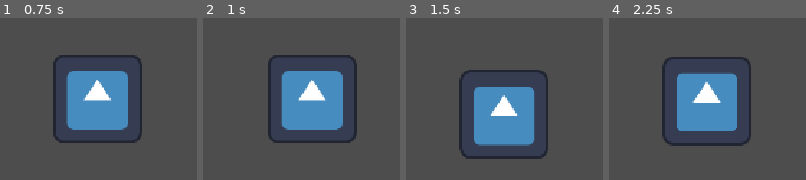
Above: before the commit, frames 1-4 (left to right).
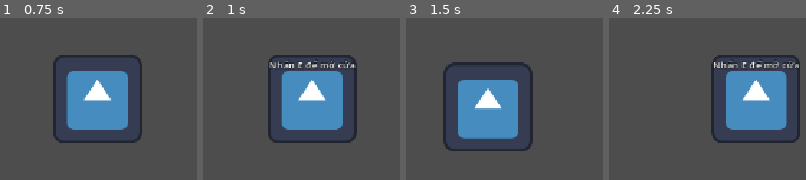
Above: after the commit, the same moments.

Repository: tranafbaskevin/Memory-Distortion
Game: Godot game, scene res://scenes/floor1/hallway_f1.tscn
Same seed, same stepped clock (60 frames per second), same inputs: the game is played once before the commit and once after it. Before the commit the project has no main scene; this scene is started directly in both runs. The engine's default icon, where the game draws it, is replaced by a stand-in: a white triangle on a blue panel in a dark square.
Inputs:
- Up to frame 1 (0.75 s): tap Enter at 0.5 s; hold Right from 0.53 s (still down); tap E at 0.6 s
- Up to frame 2 (1 s): keep holding Right; tap Enter at 0.8 s
- Up to frame 3 (1.5 s): release Right at 1.28 s; hold Down from 1.28 s (still down); tap Enter at 1.35 s
- Up to frame 4 (2.25 s): tap E at 1.55, 2.1 s; release Down at 2.03 s; hold Right from 2.03 s (still down)

Frame 1 is identical in both runs. In frame 2, 1.0% of the frame differs, in the area x 33-78%, y 25-31%; in frame 3, 15%; in frame 4, 24%, in the area x 26-97%, y 22-80%.

Commit message:
Phase 3: Implement interaction system (E key, interactable objects)

Diff:
--- /dev/null
+++ b/components/EventTrigger.tscn
@@ -0,0 +1,13 @@
+[gd_scene load_steps=3 format=3]
+
+[ext_resource type="Script" path="res://components/event_trigger.gd" id="1_gd"]
+
+[sub_resource type="RectangleShape2D" id="RectangleShape2D_trigger"]
+size = Vector2(100, 100)
+
+[node name="EventTrigger" type="Area2D"]
+script = ExtResource("1_gd")
+
+[node name="CollisionShape2D" type="CollisionShape2D" parent="."]
+shape = SubResource("RectangleShape2D_trigger")
+debug_color = Color(0.901961, 0.6, 0.0980392, 0.419608)
--- /dev/null
+++ b/components/event_trigger.gd
@@ -0,0 +1,37 @@
+class_name EventTrigger
+extends Area2D
+
+# Phát tín hiệu khi bẫy sự kiện được kích hoạt
+signal triggered(player: Node2D)
+
+# Sự kiện có thể kích hoạt nhiều lần không (nếu false chỉ kích hoạt 1 lần duy nhất)
+@export var repeatable: bool = false
+# Dòng thoại hiển thị khi chạm bẫy
+@export var dialogue_text: String = ""
+
+var has_triggered: bool = false
+
+func _ready() -> void:
+	body_entered.connect(_on_body_entered)
+
+func _on_body_entered(body: Node2D) -> void:
+	if body.is_in_group("Player"):
+		if not repeatable and has_triggered:
+			return
+
+		has_triggered = true
+		print("[EVENT TRIGGER] Activated: ", name)
+
+		# Phát tín hiệu ra ngoài
+		triggered.emit(body)
+
+		# Chạy hàm ảo xử lý sự kiện phụ
+		_on_trigger(body)
+
+		# Hiển thị lời thoại nếu có
+		if dialogue_text != "":
+			Narrative.show_message(dialogue_text)
+
+# Hàm ảo để override tùy chỉnh sự kiện (ví dụ: rung camera, nháy đèn...)
+func _on_trigger(_player: Node2D) -> void:
+	pass
--- /dev/null
+++ b/components/interactable.gd
@@ -0,0 +1,35 @@
+class_name Interactable
+extends Area2D
+
+# Phát tín hiệu khi đối tượng được tương tác
+signal interacted(player: Node2D)
+
+# Dòng chữ nhắc nhở người chơi tương tác (ví dụ: "Nhấn E để đọc nhật ký")
+@export var prompt_message: String = "Nhấn E để tương tác"
+# Dòng lời thoại/suy nghĩ hiển thị lên màn hình sau khi tương tác
+@export var dialogue_text: String = ""
+# Kích hoạt hoặc vô hiệu hóa tương tác
+@export var is_active: bool = true
+
+func _ready() -> void:
+	# Thêm vào nhóm để Player dễ dàng quét và nhận diện Area2D này
+	add_to_group("Interactable")
+
+# Hàm chính xử lý khi người chơi ấn phím tương tác (E / Enter)
+func interact(player: Node2D) -> void:
+	if not is_active:
+		return
+
+	# Phát tín hiệu ra ngoài
+	interacted.emit(player)
+
+	# Gọi hàm ảo xử lý riêng của từng đối tượng
+	_interact(player)
+
+	# Hiển thị hội thoại thông qua Autoload Narrative
+	if dialogue_text != "":
+		Narrative.show_message(dialogue_text)
+
+# Hàm ảo có thể được override bởi các script kế thừa (như Cửa)
+func _interact(_player: Node2D) -> void:
+	pass
--- a/environment/Door.tscn
+++ b/environment/Door.tscn
@@ -7,6 +7,7 @@
 
 [node name="Door" type="Area2D"]
 script = ExtResource("1_gd")
+prompt_message = "Nhấn E để mở cửa"
 
 [node name="CollisionShape2D" type="CollisionShape2D" parent="."]
 shape = SubResource("RectangleShape2D_door")
--- a/environment/StairTransition.tscn
+++ b/environment/StairTransition.tscn
@@ -7,6 +7,7 @@
 
 [node name="StairTransition" type="Area2D"]
 script = ExtResource("1_gd")
+prompt_message = "Nhấn E để leo cầu thang"
 
 [node name="CollisionShape2D" type="CollisionShape2D" parent="."]
 shape = SubResource("RectangleShape2D_stair")
--- a/environment/door.gd
+++ b/environment/door.gd
@@ -1,23 +1,25 @@
-extends Area2D
+extends Interactable
 
-# Xuất ra đường dẫn file của Scene muốn chuyển tới (ví dụ: res://scenes/hallway_test.tscn)
+# Xuất ra đường dẫn file của Scene muốn chuyển tới
 @export_file("*.tscn") var target_scene: String
 # Tên của Node Marker2D tại Scene tiếp theo nơi Player sẽ xuất hiện
 @export var target_spawn_name: String = ""
 
 func _ready() -> void:
-	# Kết nối tín hiệu khi có Body chạm vào Area2D
-	body_entered.connect(_on_body_entered)
+	# Gọi hàm ready của lớp cha (Interactable) để đăng ký nhóm tương tác
+	super._ready()
+	# Nếu dùng prompt mặc định thì đổi thành mở cửa
+	if prompt_message == "Nhấn E để tương tác":
+		prompt_message = "Nhấn E để mở cửa"
 
-func _on_body_entered(body: Node2D) -> void:
-	# Kiểm tra nếu đối tượng va chạm thuộc nhóm "Player"
-	if body.is_in_group("Player"):
-		if target_scene != "":
-			# Thiết lập điểm spawn tiếp theo trong Global autoload
-			Global.player_spawn_name = target_spawn_name
-			print("Door triggered! Transitioning to: ", target_scene, " (Spawn Marker: ", target_spawn_name, ")")
+# Ghi đè hàm ảo _interact của Interactable
+func _interact(_player: Node2D) -> void:
+	if target_scene != "":
+		# Thiết lập điểm spawn tiếp theo trong Global autoload
+		Global.player_spawn_name = target_spawn_name
+		print("Door opened! Transitioning to: ", target_scene, " (Spawn Marker: ", target_spawn_name, ")")
 
-			# Tiến hành chuyển Scene
-			get_tree().change_scene_to_file(target_scene)
-		else:
-			print("Warning: target_scene is empty on door: ", name)
+		# Chuyển Scene
+		get_tree().change_scene_to_file(target_scene)
+	else:
+		print("Warning: target_scene is empty on door: ", name)
--- a/environment/stair_transition.gd
+++ b/environment/stair_transition.gd
@@ -1,23 +1,23 @@
-extends Area2D
+extends Interactable
 
-# Đường dẫn đến scene hành lang của tầng khác
+# Xuất ra đường dẫn file của Scene muốn chuyển tới
 @export_file("*.tscn") var target_scene: String
 # Tên Marker2D ở hành lang tầng tiếp theo để spawn Player
 @export var target_spawn_name: String = ""
 
 func _ready() -> void:
-	body_entered.connect(_on_body_entered)
+	super._ready()
+	if prompt_message == "Nhấn E để tương tác":
+		prompt_message = "Nhấn E để leo cầu thang"
 
-func _on_body_entered(body: Node2D) -> void:
-	if body.is_in_group("Player"):
-		if target_scene != "":
-			# Thiết lập điểm spawn tiếp theo trong Global autoload
-			Global.player_spawn_name = target_spawn_name
-			print("Stair Transition Triggered! Moving to: ", target_scene, " (Spawn: ", target_spawn_name, ")")
+# Ghi đè hàm ảo _interact của Interactable
+func _interact(_player: Node2D) -> void:
+	if target_scene != "":
+		Global.player_spawn_name = target_spawn_name
+		print("Stair Transition! Moving to: ", target_scene, " (Spawn: ", target_spawn_name, ")")
 
-			# GHI CHÚ: Nơi này có thể phát nhạc leo thang hoặc chạy hiệu ứng Fade-out màn hình ở Phase sau
+		# GHI CHÚ: Nơi đây có thể chèn hiệu ứng âm thanh leo cầu thang / fade-out ở Phase sau
 
-			# Tiến hành chuyển Scene
-			get_tree().change_scene_to_file(target_scene)
-		else:
-			print("Warning: target_scene is empty on stairs: ", name)
+		get_tree().change_scene_to_file(target_scene)
+	else:
+		print("Warning: target_scene is empty on stairs: ", name)
--- a/global.gd
+++ b/global.gd
@@ -2,3 +2,4 @@
 
 # Biến toàn cục lưu tên vị trí Marker2D mà Player cần dịch chuyển tới sau khi chuyển scene
 var player_spawn_name: String = ""
+var bedroom_distorted: bool = false
--- /dev/null
+++ b/narrative.gd
@@ -0,0 +1,69 @@
+extends Node
+
+var canvas_layer: CanvasLayer
+var panel: PanelContainer
+var label: Label
+var hide_timer: Timer
+
+func _ready() -> void:
+	# Tạo CanvasLayer để vẽ UI đè lên màn hình game
+	canvas_layer = CanvasLayer.new()
+	add_child(canvas_layer)
+
+	# Tạo PanelContainer làm nền tối mờ
+	panel = PanelContainer.new()
+	canvas_layer.add_child(panel)
+
+	# Cấu hình Panel nằm ở cạnh dưới, căn giữa màn hình
+	panel.set_anchors_preset(Control.PRESET_CENTER_BOTTOM)
+	panel.grow_horizontal = Control.GROW_DIRECTION_BOTH
+	panel.grow_vertical = Control.GROW_DIRECTION_BEGIN
+
+	# Tạo style nền mờ nhẹ tối giản hợp vibe kinh dị
+	var style = StyleBoxFlat.new()
+	style.bg_color = Color(0, 0, 0, 0.7) # Nền tối mờ 70%
+	style.set_content_margin_all(12)
+	style.corner_radius_top_left = 6
+	style.corner_radius_top_right = 6
+	style.corner_radius_bottom_left = 6
+	style.corner_radius_bottom_right = 6
+	panel.add_theme_stylebox_override("panel", style)
+
+	# Tạo Label hiển thị văn bản
+	label = Label.new()
+	panel.add_child(label)
+	label.horizontal_alignment = HORIZONTAL_ALIGNMENT_CENTER
+	label.vertical_alignment = VERTICAL_ALIGNMENT_CENTER
+
+	# Thêm viền chữ (outline) màu đen để dễ đọc
+	label.add_theme_color_override("font_outline_color", Color.BLACK)
+	label.add_theme_constant_override("outline_size", 4)
+
+	# Ẩn mặc định lúc ban đầu
+	panel.hide()
+
+	# Khởi tạo Timer tự động ẩn
+	hide_timer = Timer.new()
+	hide_timer.one_shot = true
+	hide_timer.timeout.connect(_on_timeout)
+	add_child(hide_timer)
+
+# Hàm toàn cục để hiển thị lời thoại / suy nghĩ của nhân vật
+func show_message(text: String, duration: float = 3.0) -> void:
+	label.text = text
+	panel.show()
+
+	# Cập nhật lại vị trí căn giữa x sau khi size panel thay đổi theo độ dài chữ
+	await get_tree().process_frame # Chờ 1 frame để Godot tính toán size thực tế của panel
+	var viewport_w = get_viewport().get_visible_rect().size.x
+	panel.position.x = (viewport_w - panel.size.x) / 2
+	panel.position.y = get_viewport().get_visible_rect().size.y - panel.size.y - 40 # Cách mép dưới 40px
+
+	hide_timer.start(duration)
+	print("[NARRATIVE] ", text)
+
+func show_text(text: String, duration: float = 3.0) -> void:
+	show_message(text, duration)
+
+func _on_timeout() -> void:
+	panel.hide()
--- a/player/Player.tscn
+++ b/player/Player.tscn
@@ -6,6 +6,14 @@
 
 [sub_resource type="RectangleShape2D" id="RectangleShape2D_player"]
 size = Vector2(64, 64)
+
+[sub_resource type="CircleShape2D" id="CircleShape2D_detector"]
+radius = 80.0
+
+[sub_resource type="LabelSettings" id="LabelSettings_prompt"]
+font_size = 14
+outline_size = 4
+outline_color = Color(0, 0, 0, 1)
 
 [node name="Player" type="CharacterBody2D"]
 script = ExtResource("1_gd")
@@ -18,3 +26,19 @@
 
 [node name="Camera2D" type="Camera2D" parent="."]
 script = ExtResource("3_camera_gd")
+
+[node name="InteractionDetector" type="Area2D" parent="."]
+
+[node name="CollisionShape2D" type="CollisionShape2D" parent="InteractionDetector"]
+shape = SubResource("CircleShape2D_detector")
+debug_color = Color(0.0980392, 0.6, 0.901961, 0.2)
+
+[node name="PromptLabel" type="Label" parent="."]
+offset_left = -100.0
+offset_top = -60.0
+offset_right = 100.0
+offset_bottom = -37.0
+text = "Nhấn E để tương tác"
+label_settings = SubResource("LabelSettings_prompt")
+horizontal_alignment = 1
+vertical_alignment = 1
--- a/player/player.gd
+++ b/player/player.gd
@@ -1,26 +1,35 @@
 extends CharacterBody2D
 
 @export var speed: float = 250.0
-@export var acceleration: float = 0.2 # Tốc độ tăng tốc (giúp di chuyển mượt hơn)
+@export var acceleration: float = 0.2 # Gia tốc di chuyển mượt mà
+
+var nearby_interactables: Array[Interactable] = []
+var current_interactable: Interactable = null
+
+@onready var prompt_label: Label = $PromptLabel
 
 func _ready() -> void:
 	add_to_group("Player")
-	# Kiểm tra xem có yêu cầu vị trí spawn cụ thể từ Global không
+	prompt_label.hide()
+
+	# Kết nối tín hiệu của Area2D quét tương tác
+	$InteractionDetector.area_entered.connect(_on_interaction_area_entered)
+	$InteractionDetector.area_exited.connect(_on_interaction_area_exited)
+
+	# Kiểm tra vị trí spawn toàn cục từ Global
 	if Global.player_spawn_name != "":
 		var spawn_node = get_tree().current_scene.find_child(Global.player_spawn_name, true, false)
 		if spawn_node and spawn_node is Marker2D:
 			global_position = spawn_node.global_position
-			# In log để debug
 			print("Player spawned at: ", Global.player_spawn_name, " position: ", spawn_node.global_position)
 		else:
 			print("Warning: Spawn point node '", Global.player_spawn_name, "' not found!")
-		# Reset lại trạng thái spawn toàn cục
 		Global.player_spawn_name = ""
 
 func _physics_process(_delta: float) -> void:
 	var input_dir := Vector2.ZERO
 
-	# Hỗ trợ cả phím WASD và phím Mũi tên trực tiếp mà không cần cấu hình Input Map
+	# Điều khiển WASD và phím mũi tên
 	if Input.is_key_pressed(KEY_LEFT) or Input.is_key_pressed(KEY_A):
 		input_dir.x -= 1
 	if Input.is_key_pressed(KEY_RIGHT) or Input.is_key_pressed(KEY_D):
@@ -31,8 +40,49 @@
 		input_dir.y += 1
 
 	var target_velocity = input_dir.normalized() * speed
+	velocity = velocity.lerp(target_velocity, acceleration)
+	move_and_slide()
 
-	# Nội suy (lerp) vận tốc hiện tại tới vận tốc mục tiêu để tăng/giảm tốc mượt mà
-	velocity = velocity.lerp(target_velocity, acceleration)
+# Bắt tín hiệu nhấn phím tương tác một lần duy nhất (không spam khi giữ đè phím)
+func _unhandled_input(event: InputEvent) -> void:
+	if event is InputEventKey and event.pressed and not event.is_echo():
+		if event.keycode == KEY_E or event.keycode == KEY_ENTER:
+			if current_interactable and current_interactable.is_active:
+				current_interactable.interact(self)
+				# Cập nhật lại nhãn gợi ý (nhỡ sau khi tương tác đối tượng bị tắt/vô hiệu hóa)
+				_update_closest_interactable()
 
-	move_and_slide()
+func _on_interaction_area_entered(area: Area2D) -> void:
+	if area.is_in_group("Interactable") and area is Interactable:
+		nearby_interactables.append(area)
+		_update_closest_interactable()
+
+func _on_interaction_area_exited(area: Area2D) -> void:
+	if area in nearby_interactables:
+		nearby_interactables.erase(area)
+		_update_closest_interactable()
+
+# Tìm đối tượng tương tác gần người chơi nhất để hiển thị gợi ý
+func _update_closest_interactable() -> void:
+	# Loại bỏ các đối tượng đã bị xóa khỏi scene (queue_free)
+	nearby_interactables = nearby_interactables.filter(func(a): return is_instance_valid(a))
+
+	if nearby_interactables.is_empty():
+		current_interactable = null
+		prompt_label.hide()
+		return
+
+	var closest: Interactable = nearby_interactables[0]
+	var min_dist = global_position.distance_squared_to(closest.global_position)
+	for i in range(1, nearby_interactables.size()):
+		var dist = global_position.distance_squared_to(nearby_interactables[i].global_position)
+		if dist < min_dist:
+			min_dist = dist
+			closest = nearby_interactables[i]
+
+	current_interactable = closest
+	if current_interactable.is_active:
+		prompt_label.text = current_interactable.prompt_message
+		prompt_label.show()
+	else:
+		prompt_label.hide()
--- a/project.godot
+++ b/project.godot
@@ -11,12 +11,14 @@
 [application]
 
 config/name="Memory Distortion"
+run/main_scene="res://scenes/floor1/hallway_f1.tscn"
 config/features=PackedStringArray("4.7", "GL Compatibility")
 config/icon="res://icon.svg"
 
 [autoload]
 
 Global="*res://global.gd"
+Narrative="*res://narrative.gd"
 
 [display]
 
--- /dev/null
+++ b/scenes/floor1/hallway_event_trigger.gd
@@ -0,0 +1,16 @@
+extends EventTrigger
+
+func _on_trigger(player: Node2D) -> void:
+	# Bẫy sự kiện kinh dị: Giật camera rất nhanh để tạo cảm giác giật mình (jump scare)
+	var camera = player.find_child("Camera2D", true, false)
+	if camera:
+		print("[HORROR EVENT] Twitching camera zoom!")
+
+		# Giật cận cảnh nhanh chóng (0.15s)
+		camera.smooth_zoom(Vector2(1.25, 1.25), 0.15)
+
+		# Chờ 0.25 giây
+		await get_tree().create_timer(0.25).timeout
+
+		# Trả lại góc nhìn bình thường
+		camera.smooth_zoom(Vector2(1.0, 1.0), 0.3)
--- a/scenes/floor1/hallway_f1.tscn
+++ b/scenes/floor1/hallway_f1.tscn
@@ -1,4 +1,4 @@
-[gd_scene load_steps=6 format=3]
+[gd_scene format=3 uid="uid://smmw1w4ea6th"]
 
 [ext_resource type="PackedScene" path="res://player/Player.tscn" id="1_player"]
 [ext_resource type="PackedScene" path="res://environment/Door.tscn" id="2_door"]
@@ -10,60 +10,60 @@
 [sub_resource type="RectangleShape2D" id="RectangleShape2D_wall_v"]
 size = Vector2(20, 300)
 
-[node name="HallwayF1" type="Node2D"]
+[node name="HallwayF1" type="Node2D" unique_id=648136310]
 
-[node name="Walls" type="StaticBody2D" parent="."]
+[node name="Walls" type="StaticBody2D" parent="." unique_id=369751007]
 
-[node name="TopWall" type="CollisionShape2D" parent="Walls"]
+[node name="TopWall" type="CollisionShape2D" parent="Walls" unique_id=902856563]
 position = Vector2(750, 10)
 shape = SubResource("RectangleShape2D_wall_h")
 
-[node name="BottomWall" type="CollisionShape2D" parent="Walls"]
+[node name="BottomWall" type="CollisionShape2D" parent="Walls" unique_id=1710597819]
 position = Vector2(750, 290)
 shape = SubResource("RectangleShape2D_wall_h")
 
-[node name="LeftWall" type="CollisionShape2D" parent="Walls"]
+[node name="LeftWall" type="CollisionShape2D" parent="Walls" unique_id=59037421]
 position = Vector2(10, 150)
 shape = SubResource("RectangleShape2D_wall_v")
 
-[node name="RightWall" type="CollisionShape2D" parent="Walls"]
+[node name="RightWall" type="CollisionShape2D" parent="Walls" unique_id=1370465452]
 position = Vector2(1490, 150)
 shape = SubResource("RectangleShape2D_wall_v")
 
-[node name="SpawnStart" type="Marker2D" parent="."]
+[node name="SpawnStart" type="Marker2D" parent="." unique_id=59314861]
 position = Vector2(150, 150)
 
-[node name="SpawnFromKitchen" type="Marker2D" parent="."]
+[node name="SpawnFromKitchen" type="Marker2D" parent="." unique_id=805079561]
 position = Vector2(300, 150)
 
-[node name="SpawnFromLivingRoom" type="Marker2D" parent="."]
+[node name="SpawnFromLivingRoom" type="Marker2D" parent="." unique_id=1271227439]
 position = Vector2(700, 150)
 
-[node name="SpawnFromToiletF1" type="Marker2D" parent="."]
+[node name="SpawnFromToiletF1" type="Marker2D" parent="." unique_id=1928840869]
 position = Vector2(1100, 150)
 
-[node name="SpawnFromStairsF2" type="Marker2D" parent="."]
+[node name="SpawnFromStairsF2" type="Marker2D" parent="." unique_id=526320865]
 position = Vector2(1320, 150)
 
-[node name="DoorToKitchen" parent="." instance=ExtResource("2_door")]
+[node name="DoorToKitchen" parent="." unique_id=1401562586 instance=ExtResource("2_door")]
 position = Vector2(300, 60)
 target_scene = "res://scenes/floor1/kitchen.tscn"
 target_spawn_name = "SpawnPoint"
 
-[node name="DoorToLivingRoom" parent="." instance=ExtResource("2_door")]
+[node name="DoorToLivingRoom" parent="." unique_id=608394873 instance=ExtResource("2_door")]
 position = Vector2(700, 60)
 target_scene = "res://scenes/floor1/living_room.tscn"
 target_spawn_name = "SpawnPoint"
 
-[node name="DoorToToilet" parent="." instance=ExtResource("2_door")]
+[node name="DoorToToilet" parent="." unique_id=841600097 instance=ExtResource("2_door")]
 position = Vector2(1100, 60)
 target_scene = "res://scenes/floor1/toilet_f1.tscn"
 target_spawn_name = "SpawnPoint"
 
-[node name="StairsToF2" parent="." instance=ExtResource("3_stair")]
+[node name="StairsToF2" parent="." unique_id=1411854118 instance=ExtResource("3_stair")]
 position = Vector2(1420, 150)
 target_scene = "res://scenes/floor2/hallway_f2.tscn"
 target_spawn_name = "SpawnFromStairsF1"
 
-[node name="Player" parent="." instance=ExtResource("1_player")]
+[node name="Player" parent="." unique_id=1785133338 instance=ExtResource("1_player")]
 position = Vector2(150, 150)
--- a/scenes/floor1/living_room.tscn
+++ b/scenes/floor1/living_room.tscn
@@ -1,9 +1,36 @@
-[gd_scene load_steps=2 format=3]
+[gd_scene load_steps=6 format=3]
 
 [ext_resource type="PackedScene" path="res://scenes/RoomTemplate.tscn" id="1_template"]
+[ext_resource type="Script" path="res://components/interactable.gd" id="2_interactable"]
+[ext_resource type="Texture2D" path="res://icon.svg" id="3_icon"]
+
+[sub_resource type="RectangleShape2D" id="RectangleShape2D_tv"]
+size = Vector2(96, 64)
+
+[sub_resource type="CircleShape2D" id="CircleShape2D_tv_detector"]
+radius = 60.0
 
 [node name="LivingRoom" instance=ExtResource("1_template")]
 
 [node name="DoorToHallway" parent="."]
 target_scene = "res://scenes/floor1/hallway_f1.tscn"
 target_spawn_name = "SpawnFromLivingRoom"
+
+[node name="TV" type="StaticBody2D" parent="." index="4"]
+position = Vector2(576, 200)
+
+[node name="Sprite2D" type="Sprite2D" parent="TV"]
+scale = Vector2(1.5, 1.0)
+texture = ExtResource("3_icon")
+
+[node name="CollisionShape2D" type="CollisionShape2D" parent="TV"]
+shape = SubResource("RectangleShape2D_tv")
+
+[node name="TVInteractable" type="Area2D" parent="." index="5"]
+position = Vector2(576, 200)
+script = ExtResource("2_interactable")
+prompt_message = "Nhấn E để bật Tivi"
+dialogue_text = "Tivi chỉ toàn những hạt nhiễu trắng đen và tiếng rè rè ghê rợn..."
+
+[node name="CollisionShape2D" type="CollisionShape2D" parent="TVInteractable"]
+shape = SubResource("CircleShape2D_tv_detector")
--- /dev/null
+++ b/scenes/floor2/bedroom_main.gd
@@ -0,0 +1,52 @@
+extends Node2D
+
+@onready var diary = $Diary
+@onready var desk = $Desk
+@onready var red_shadow = $RedShadow
+@onready var player = $Player
+@onready var door = $DoorToHallway
+
+func _ready() -> void:
+	# Kết nối tín hiệu tương tác từ Nhật ký
+	if diary:
+		diary.interacted.connect(_on_diary_interacted)
+
+	# Nếu phòng đang ở trạng thái nhiễu ký ức (Memory Distortion)
+	if Global.bedroom_distorted:
+		# 1. Bất thường tinh tế: Dịch chuyển nhẹ vị trí cái bàn (Desk)
+		if desk:
+			desk.position += Vector2(120, -60)
+
+		# 2. Cuốn nhật ký biến mất
+		if diary:
+			diary.hide()
+			diary.is_active = false
+
+		# 3. Hiện bóng đỏ mơ hồ ở góc phòng
+		if red_shadow:
+			red_shadow.show()
+
+		# 4. Hiện thoại suy nghĩ hoang mang của nhân vật
+		Narrative.show_message("Ủa... sao bàn học lại lệch đi thế kia? Cả căn phòng trông ngột ngạt quá...", 4.0)
+
+		# 5. Rung / Zoom Camera cận cảnh hẹp hơn (tạo cảm giác bức bối)
+		if player:
+			var camera = player.find_child("Camera2D", true, false)
+			if camera:
+				camera.call_deferred("smooth_zoom", Vector2(1.5, 1.5), 1.5)
+
+		# 6. KHÔNG GIAN BẤT THƯỜNG: Cửa ra thay vì dẫn ra hành lang thì dẫn thẳng tới Phòng làm việc (Study Room)
+		if door:
+			door.target_scene = "res://scenes/floor2/study_room.tscn"
+			door.target_spawn_name = "SpawnPoint" # Spawn giữa phòng làm việc
+			door.prompt_message = "Nhấn E để mở cửa"
+	else:
+		# Lần đầu vào phòng thì ẩn bóng đỏ
+		if red_shadow:
+			red_shadow.hide()
+
+func _on_diary_interacted(_player: Node2D) -> void:
+	if not Global.bedroom_distorted:
+		# Kích hoạt cờ nhiễu ký ức cho lần vào sau
+		Global.bedroom_distorted = true
+		Narrative.show_message("Nhật ký: 'Hôm nay tớ cảm giác như ai đó đã sắp xếp lại các căn phòng... Tốt nhất không nên ra ngoài...'", 5.5)
--- a/scenes/floor2/bedroom_main.tscn
+++ b/scenes/floor2/bedroom_main.tscn
@@ -1,9 +1,44 @@
-[gd_scene load_steps=2 format=3]
+[gd_scene load_steps=7 format=3]
 
 [ext_resource type="PackedScene" path="res://scenes/RoomTemplate.tscn" id="1_template"]
+[ext_resource type="Script" path="res://scenes/floor2/bedroom_main.gd" id="2_gd"]
+[ext_resource type="Script" path="res://components/interactable.gd" id="3_interactable"]
+[ext_resource type="Texture2D" path="res://icon.svg" id="4_icon"]
+
+[sub_resource type="RectangleShape2D" id="RectangleShape2D_desk"]
+size = Vector2(80, 50)
+
+[sub_resource type="CircleShape2D" id="CircleShape2D_diary"]
+radius = 50.0
 
 [node name="BedroomMain" instance=ExtResource("1_template")]
+script = ExtResource("2_gd")
 
 [node name="DoorToHallway" parent="."]
 target_scene = "res://scenes/floor2/hallway_f2.tscn"
 target_spawn_name = "SpawnFromBedroomMain"
+
+[node name="Desk" type="StaticBody2D" parent="." index="4"]
+position = Vector2(400, 250)
+
+[node name="Sprite2D" type="Sprite2D" parent="Desk"]
+scale = Vector2(1.25, 0.78125)
+texture = ExtResource("4_icon")
+
+[node name="CollisionShape2D" type="CollisionShape2D" parent="Desk"]
+shape = SubResource("RectangleShape2D_desk")
+
+[node name="Diary" type="Area2D" parent="." index="5"]
+position = Vector2(400, 250)
+script = ExtResource("3_interactable")
+prompt_message = "Nhấn E để đọc nhật ký"
+
+[node name="CollisionShape2D" type="CollisionShape2D" parent="Diary"]
+shape = SubResource("CircleShape2D_diary")
+
+[node name="RedShadow" type="ColorRect" parent="." index="6"]
+offset_left = 950.0
+offset_top = 100.0
+offset_right = 1050.0
+offset_bottom = 200.0
+color = Color(1, 0, 0, 0.352941)
Not shown, added: components/event_trigger.gd.uid
Not shown, added: components/interactable.gd.uid
Not shown, added: narrative.gd.uid
Not shown: 1 places in player/Player.tscn that only renumber resources
Not shown, added: scenes/floor1/hallway_event_trigger.gd.uid
Not shown, added: scenes/floor2/bedroom_main.gd.uid
